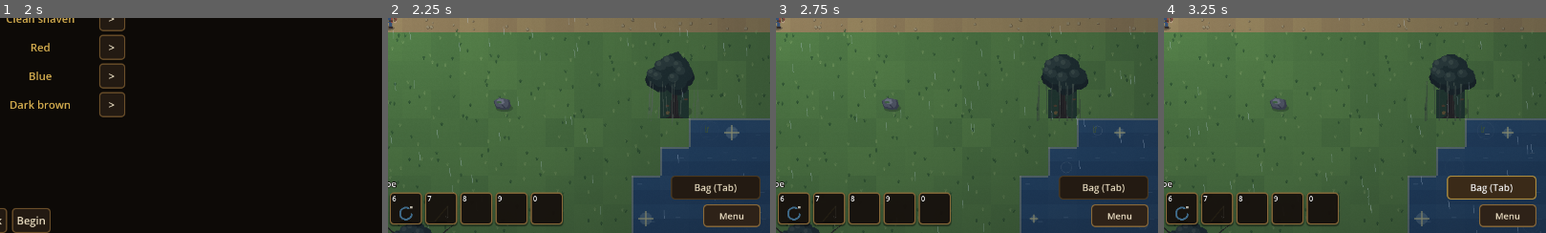
Above: before the commit, frames 1-4 (left to right).
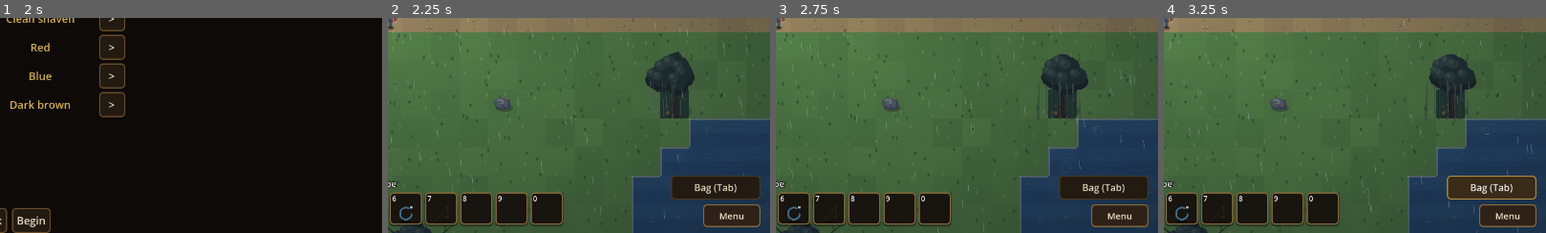
Above: after the commit, the same moments.

Repository: joshj1108/CrowCreekHollow
Game: Godot game, scene res://scenes/main.tscn
The game is run twice, just before and just after one commit, with the same random seed, the same clock (stepped at 60 frames per second) and the same inputs.
Inputs:
- Up to frame 1 (2 s): click "New Game" at 0.5 s; click "Slot 1: empty" at 1.25 s
- Up to frame 2 (2.25 s): click "Begin" at 2 s
- Up to frame 3 (2.75 s): no input
- Up to frame 4 (3.25 s): click "Bag (Tab)" at 2.75 s
The pictures show only the part of the screen within x 50-100%, y 50-100%; the shares and areas given below are measured in that part.

Frame 1 is identical in both runs. In frame 2, 0.1% of the frame differs, in the area x 65-92%, y 49-97%; in frame 3, less than 0.1%; in frame 4, 0.1%.

Commit message:
Move fishing logic into fishing_system.gd
Fish spots, casting and reeling, catch rolls, and the cooler store and take
now live in a FishingSystem script. The fish drawing stays on the main
scene. The play-through does not reach fishing, so a separate smoke test
drove the catch, cooler and smelting steps before and after the move, and
the results matched.

Co-Authored-By: Claude Haiku 5.5 <noreply@anthropic.com>
Claude-Session: https://claude.ai/code/session_016EvHBYyFANDWxunM27u84C

Diff:
--- /dev/null
+++ b/scripts/fishing_system.gd
@@ -0,0 +1,111 @@
+class_name FishingSystem
+extends RefCounted
+
+var m: MainGame
+
+
+func _init(main: MainGame) -> void:
+	m = main
+
+
+# Fishing level 3 and up adds spots: one more at 3, another at 5.
+func _fish_spot_count() -> int:
+	return m.FISH_SPOT_COUNT + (m.progression._level("Fishing") - 1) / 2
+
+
+func _update_fish_spots(delta: float) -> void:
+	# Each spot runs down its life. When it goes quiet, it moves to a new place.
+	for tile in m.fish_spots.keys():
+		m.fish_spots[tile] -= delta
+		if m.fish_spots[tile] <= 0.0:
+			m.fish_spots.erase(tile)
+			if tile == m.fishing_tile:
+				_stop_fishing("The fish have moved on from your spot.")
+	# Refill up to the count for the current Fishing level.
+	while m.fish_spots.size() < _fish_spot_count() and _spawn_fish_spot():
+		pass
+	# The sparkle pulses and fades, so the layer redraws every frame.
+	if m.fish_layer != null:
+		m.fish_layer.queue_redraw()
+
+
+func _spawn_fish_spot() -> bool:
+	var options: Array = []
+	for edge in m.pond_edges:
+		if not m.fish_spots.has(edge):
+			options.append(edge)
+	if options.is_empty():
+		return false
+	var pick: Vector2i = options.pick_random()
+	m.fish_spots[pick] = randf_range(m.FISH_SPOT_MIN_LIFE, m.FISH_SPOT_MAX_LIFE)
+	return true
+
+
+func _is_fishing() -> bool:
+	return m.fishing_tile != m.NO_SPOT
+
+
+func _start_fishing(tile: Vector2i) -> void:
+	if not m.stall._pack_room(int(m.inventory["fish"]), 1):
+		m._show_message("Your pack is full. Store fish in the cooler, or sell or cook them first.")
+		return
+	m.fishing_tile = tile
+	m.fish_timer = m.FISH_TICK_SECONDS
+	m._show_message("You cast your line. Stay put and keep fishing.")
+
+
+func _stop_fishing(reason: String) -> void:
+	m.fishing_tile = m.NO_SPOT
+	if reason != "":
+		m._show_message(reason)
+
+
+# While fishing, roll for a catch every tick. Moving, going inside, or
+# opening a panel reels the line in.
+func _update_fishing(delta: float) -> void:
+	if not _is_fishing():
+		return
+	var moved := Input.get_vector("move_left", "move_right", "move_up", "move_down") != Vector2.ZERO
+	if moved or m.inside or m.open_tab != "" or m._tile_in_front() != m.fishing_tile:
+		_stop_fishing("You reel in your line.")
+		return
+	m.fish_timer -= delta
+	if m.fish_timer > 0.0:
+		return
+	m.fish_timer = m.FISH_TICK_SECONDS
+	if not m.stall._pack_room(int(m.inventory["fish"]), 1):
+		_stop_fishing("Your pack is full. Store fish in the cooler, or sell or cook them.")
+		return
+	_fish_roll()
+
+
+func _fish_roll() -> void:
+	m.stats["fished"] += 1
+	var chance := clampf(m.FISH_BASE_CHANCE + m.FISH_CHANCE_PER_LEVEL * float(m.progression._level("Fishing") - 1) + m._rod_bonus(), 0.0, m.FISH_CHANCE_CAP)
+	if randf() < chance:
+		m.stats["caught"] += 1
+		m.inventory["fish"] += 1
+		m.progression._grant_xp("Fishing", m.XP_FISH)
+		m._show_message("You hook a fish! +%d Fishing XP" % m.XP_FISH)
+	else:
+		m._show_message("Nothing yet. Keep still.")
+
+
+func _store_fish() -> void:
+	var amount := mini(int(m.inventory["fish"]), m.COOLER_CAP - m.cooler_stock)
+	if amount <= 0:
+		m._show_message("Nothing to store, or the cooler is full.")
+		return
+	m.inventory["fish"] -= amount
+	m.cooler_stock += amount
+	m._show_message("You store %d fish in the cooler." % amount)
+
+
+func _take_fish() -> void:
+	var amount := mini(m.cooler_stock, m.stall._pack_free())
+	if amount <= 0:
+		m._show_message("Your pack is full, or the cooler is empty.")
+		return
+	m.cooler_stock -= amount
+	m.inventory["fish"] += amount
+	m._show_message("You take %d fish from the cooler." % amount)
--- a/scripts/main.gd
+++ b/scripts/main.gd
@@ -916,6 +916,7 @@
 var last_minimap_key: Array = []
 var last_cam_tile := Vector2i(-99, -99)   # the tile the camera was last drawn from
 var panels: PanelRows
+var fishing: FishingSystem
 var crafting: CraftSystem
 var saver: SaveSystem
 var progression: ProgressionSystem
@@ -951,6 +952,7 @@
 	progression = ProgressionSystem.new(self)
 	saver = SaveSystem.new(self)
 	crafting = CraftSystem.new(self)
+	fishing = FishingSystem.new(self)
 	_setup_input()
 	_load_settings()
 	_start_music()
@@ -1179,8 +1181,8 @@
 	progression._check_story()
 	progression._check_achievements()
 	_check_guardian()
-	_update_fish_spots(delta)
-	_update_fishing(delta)
+	fishing._update_fish_spots(delta)
+	fishing._update_fishing(delta)
 	farm._update_harvest(delta)
 	_update_crows(delta)
 	_update_foes(delta)
@@ -2690,9 +2692,9 @@
 		"take_crops":
 			farm._take_crops()
 		"store_fish":
-			_store_fish()
+			fishing._store_fish()
 		"take_fish":
-			_take_fish()
+			fishing._take_fish()
 
 
 func _refresh_panel() -> void:
@@ -3083,14 +3085,14 @@
 		return "chop"
 	if harvest_kind != "":
 		return "mine"
-	if _is_fishing():
+	if fishing._is_fishing():
 		return "fish"
 	return ""
 
 
 # The one-shot for the held tool, played each time Use is pressed. Channels already loop, so they are skipped.
 func _play_use_anim() -> void:
-	if farm._is_harvesting() or _is_fishing() or placing != "":
+	if farm._is_harvesting() or fishing._is_fishing() or placing != "":
 		return
 	match _active_tool():
 		"axe":
@@ -3121,8 +3123,8 @@
 	if _in_village():
 		_interact_village()
 		return
-	if _is_fishing():
-		_stop_fishing("You reel in your line.")
+	if fishing._is_fishing():
+		fishing._stop_fishing("You reel in your line.")
 		return
 	var tile := _tile_in_front()
 	# Interior tiles sit outside the farm's bounds, so accept either area.
@@ -3149,7 +3151,7 @@
 
 	if fish_spots.has(tile):
 		if _need_tool("rod"):
-			_start_fishing(tile)
+			fishing._start_fishing(tile)
 		return
 
 	if rocks.has(tile):
@@ -3274,11 +3276,6 @@
 				if _in_bounds(n) and map[n.y][n.x] == Tile.GRASS:
 					pond_edges.append(Vector2i(x, y))
 					break
-
-
-# Fishing level 3 and up adds spots: one more at 3, another at 5.
-func _fish_spot_count() -> int:
-	return FISH_SPOT_COUNT + (progression._level("Fishing") - 1) / 2
 
 
 func _place_key() -> String:
@@ -3515,72 +3512,6 @@
 		crow_layer.draw_line(root + Vector2(facing * 1.0, 0.0), near_tip.lerp(root, 0.35), Color(0.45, 0.45, 0.55, 0.45), 0.8)
 
 
-func _update_fish_spots(delta: float) -> void:
-	# Each spot runs down its life. When it goes quiet, it moves to a new place.
-	for tile in fish_spots.keys():
-		fish_spots[tile] -= delta
-		if fish_spots[tile] <= 0.0:
-			fish_spots.erase(tile)
-			if tile == fishing_tile:
-				_stop_fishing("The fish have moved on from your spot.")
-	# Refill up to the count for the current Fishing level.
-	while fish_spots.size() < _fish_spot_count() and _spawn_fish_spot():
-		pass
-	# The sparkle pulses and fades, so the layer redraws every frame.
-	if fish_layer != null:
-		fish_layer.queue_redraw()
-
-
-func _spawn_fish_spot() -> bool:
-	var options: Array = []
-	for edge in pond_edges:
-		if not fish_spots.has(edge):
-			options.append(edge)
-	if options.is_empty():
-		return false
-	var pick: Vector2i = options.pick_random()
-	fish_spots[pick] = randf_range(FISH_SPOT_MIN_LIFE, FISH_SPOT_MAX_LIFE)
-	return true
-
-
-func _is_fishing() -> bool:
-	return fishing_tile != NO_SPOT
-
-
-func _start_fishing(tile: Vector2i) -> void:
-	if not stall._pack_room(int(inventory["fish"]), 1):
-		_show_message("Your pack is full. Store fish in the cooler, or sell or cook them first.")
-		return
-	fishing_tile = tile
-	fish_timer = FISH_TICK_SECONDS
-	_show_message("You cast your line. Stay put and keep fishing.")
-
-
-func _stop_fishing(reason: String) -> void:
-	fishing_tile = NO_SPOT
-	if reason != "":
-		_show_message(reason)
-
-
-# While fishing, roll for a catch every tick. Moving, going inside, or
-# opening a panel reels the line in.
-func _update_fishing(delta: float) -> void:
-	if not _is_fishing():
-		return
-	var moved := Input.get_vector("move_left", "move_right", "move_up", "move_down") != Vector2.ZERO
-	if moved or inside or open_tab != "" or _tile_in_front() != fishing_tile:
-		_stop_fishing("You reel in your line.")
-		return
-	fish_timer -= delta
-	if fish_timer > 0.0:
-		return
-	fish_timer = FISH_TICK_SECONDS
-	if not stall._pack_room(int(inventory["fish"]), 1):
-		_stop_fishing("Your pack is full. Store fish in the cooler, or sell or cook them.")
-		return
-	_fish_roll()
-
-
 func _draw_fish_spots() -> void:
 	var t := Time.get_ticks_msec() / 1000.0
 	var i := 0
@@ -3604,18 +3535,6 @@
 	for i in int(tool_tier["rod"]):
 		total += float(TOOL_TIERS["rod"][i]["bonus"])
 	return total
-
-
-func _fish_roll() -> void:
-	stats["fished"] += 1
-	var chance := clampf(FISH_BASE_CHANCE + FISH_CHANCE_PER_LEVEL * float(progression._level("Fishing") - 1) + _rod_bonus(), 0.0, FISH_CHANCE_CAP)
-	if randf() < chance:
-		stats["caught"] += 1
-		inventory["fish"] += 1
-		progression._grant_xp("Fishing", XP_FISH)
-		_show_message("You hook a fish! +%d Fishing XP" % XP_FISH)
-	else:
-		_show_message("Nothing yet. Keep still.")
 
 
 func _need_label(key: String) -> String:
@@ -3828,26 +3747,6 @@
 		_show_message("The cooler is built beside the house. It keeps %d fish fresh." % COOLER_CAP)
 	_build_interior()
 	queue_redraw()
-
-
-func _store_fish() -> void:
-	var amount := mini(int(inventory["fish"]), COOLER_CAP - cooler_stock)
-	if amount <= 0:
-		_show_message("Nothing to store, or the cooler is full.")
-		return
-	inventory["fish"] -= amount
-	cooler_stock += amount
-	_show_message("You store %d fish in the cooler." % amount)
-
-
-func _take_fish() -> void:
-	var amount := mini(cooler_stock, stall._pack_free())
-	if amount <= 0:
-		_show_message("Your pack is full, or the cooler is empty.")
-		return
-	cooler_stock -= amount
-	inventory["fish"] += amount
-	_show_message("You take %d fish from the cooler." % amount)
 
 
 # --- Trade, cellar, and cooler panels ------------------------------------------
@@ -4225,7 +4124,7 @@
 func _enter_cave() -> void:
 	in_cave = true
 	inside = false
-	_stop_fishing("")
+	fishing._stop_fishing("")
 	swing_time = 0.0
 	# The cave is laid out fresh each day, so yesterday's mined ore is gone.
 	if cave_mined_day != day:
@@ -4736,7 +4635,7 @@
 func _enter_zone(z: int, arrive: Vector2i, reason: String) -> void:
 	zone = z
 	in_cave = false
-	_stop_fishing("")
+	fishing._stop_fishing("")
 	swing_time = 0.0
 	player.position = _tile_center(arrive.x, arrive.y)
 	_on_region_change()
Not shown, added: scripts/fishing_system.gd.uid
